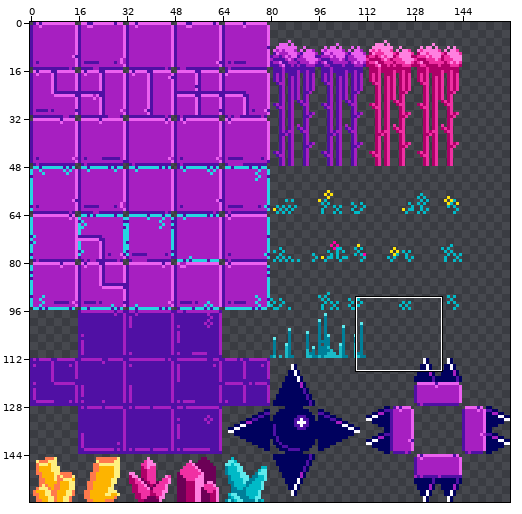
Sprite sheet -- public/assets/world.png. Above, an overview of the earlier version with the close-up marked.
Close-up. As it was:
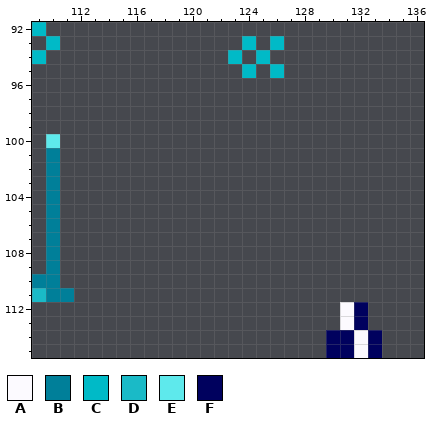
The file is 320x320 pixels, drawn in blocks of 2x2; one block is one cell here. Shown: x 109..136, y 92..115.
Palette (. is transparent): A #fcfaff  B #007f99  C #00bac7  D #1abac7  E #5ee9ec  F #00015e
Pixels before, first column x 109:
 92 C........................
 93 .C.............C.C.......
 94 C.............C.C........
 95 ...............C.C.......
 96 .........................
 97 .........................
 98 .........................
 99 .........................
100 .E.......................
101 .B.......................
102 .B.......................
103 .B.......................
104 .B.......................
105 .B.......................
106 .B.......................
107 .B.......................
108 .B.......................
109 .B.......................
110 BB.......................
111 DBB......................
112 ......................AF.
113 ......................AF.
114 .....................FFAF
115 .....................FFAF
The result:
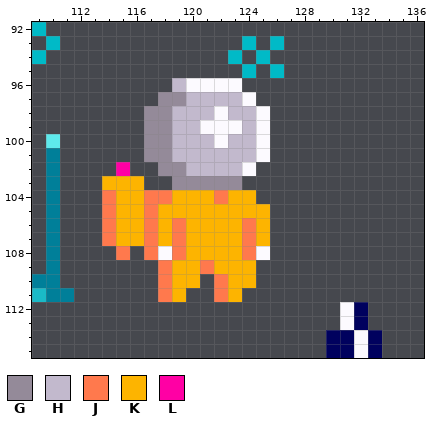
Colours new in this view: G #948a99  H #c2b9cd  J #ff794d  K #fdb400  L #ff00a4
Change:
y 96: x 119..123 ..... -> HAAAA
y 97: x 118..124 ....... -> GGHHHHA
y 98: x 117..125 ......... -> GGHHHAHHA
y 99: x 117..125 ......... -> GGHHAAAHA
y 100: x 117..125 ......... -> GGHHHAHHA
y 101: x 117..125 ......... -> GGHHHHHHA
y 102: x 115 . -> L; x 118..124 ....... -> GGHHHHA
y 103: x 114..116 ... -> KKK; x 119..123 ..... -> GGGGG
y 104: x 114..124 ........... -> JKKJJKKKJKK
y 105: x 114..125 ............ -> JKKJKKKKKKKK
y 106..107: x 114..125 ............ -> JKKJKJKKKKJK
y 108: x 115 . -> J; x 117..125 ......... -> JAJKKKKJA
y 109: x 118..124 ....... -> JKKJKKK
y 110: x 118..120 ... -> JKK; x 122..124 ... -> JKK
y 111: x 118..119 .. -> JK; x 122..123 .. -> JK
Where, in picture pixels (left, top, right, bottom), the same in both close-ups:
added: (102, 78, 270, 302)
